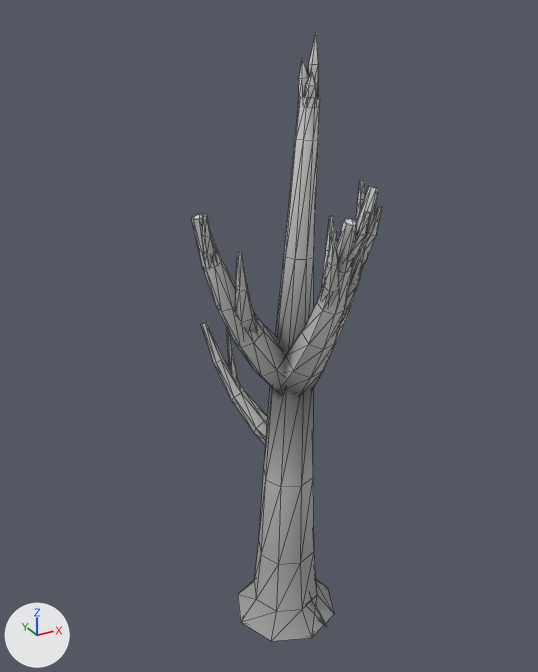
A saved change to the glTF model assets/models/fiordland/plants/beech_dead.glb.
Camera for both pictures: a 50 mm lens placed at (-4.68, -7.97, 8.74), pointed at (-0.22, 0.14, 4.68). Lighting does not change. The marker at lower left points along +X, +Y and +Z. The first picture is the older version. Mesh edges are drawn as thin lines. Vertices at exactly the same position are counted once.

In view in the first picture: 'Beech_Dead'.
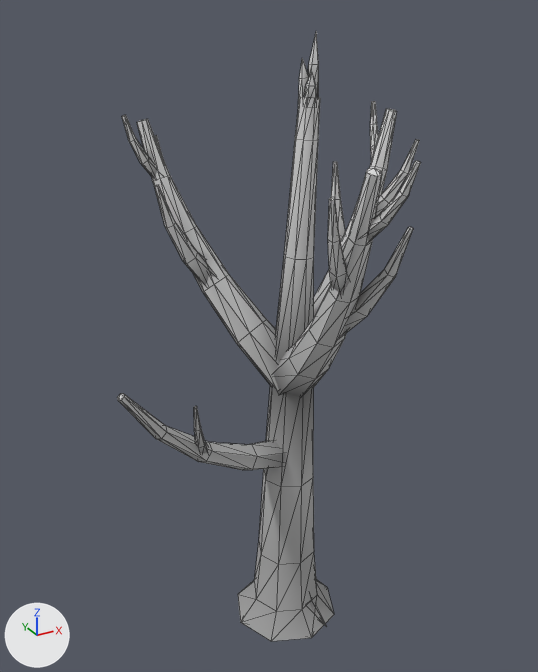
The edits, one by one:
me_beech_dead is used by ob_beech_dead; location (0.0, 0.0, 0.0).
me_beech_dead had 518 vertices, 944 faces and spanned x -1.28..1.62, y -1.38..1.62, z 0.0..8.5.
me_beech_dead now has 518 vertices, 944 faces and spans x -2.59..2.21, y -2.49..2.31, z 0.0..8.5.
me_beech_dead part 1: 355 of 518 vertices moved; they spanned x -1.28..1.62, y -1.38..1.62, z 2.67..6.67 and now span x -2.59..2.21, y -2.49..2.31, z 2.61..7.5; mean shift (-0.13, 0.08, 0.5); largest move (-0.55, 1.62, 4.39) -> (-2.58, -0.59, 4.71).
me_beech_dead part 2: 135 faces centred in x -1.13..1.45, y -1.2..1.12, z 2.79..7.87 are repainted in the vertex colours; the middle colour goes from light grey #c4c4c4 to light grey #cfcfcf.
me_beech_dead part 3: 131 faces centred in x -1.17..1.49, y -1.25..1.29, z 1.6..7.82 are repainted in the vertex colours; the middle colour goes from light grey #c3c3c3 to light grey #d8d8d8.

Pixel boxes (x1, y1, x2, y2) of what changed, in the pictures (538 x 672 px; the box of a moved part takes in the faces that stretch with it):
'Beech_Dead', reshaped (59% wider)
    before: (191, 32, 382, 641)
    after: (117, 32, 421, 641)
part 1 of me_beech_dead, moved or reshaped
    before: (191, 181, 382, 445)
    after: (117, 101, 421, 470)
part 2 of me_beech_dead, edited (looks the same)
    both: (266, 67, 318, 487)
part 3 of me_beech_dead, recoloured
    before: (203, 199, 371, 548)
    after: (142, 123, 409, 548)
